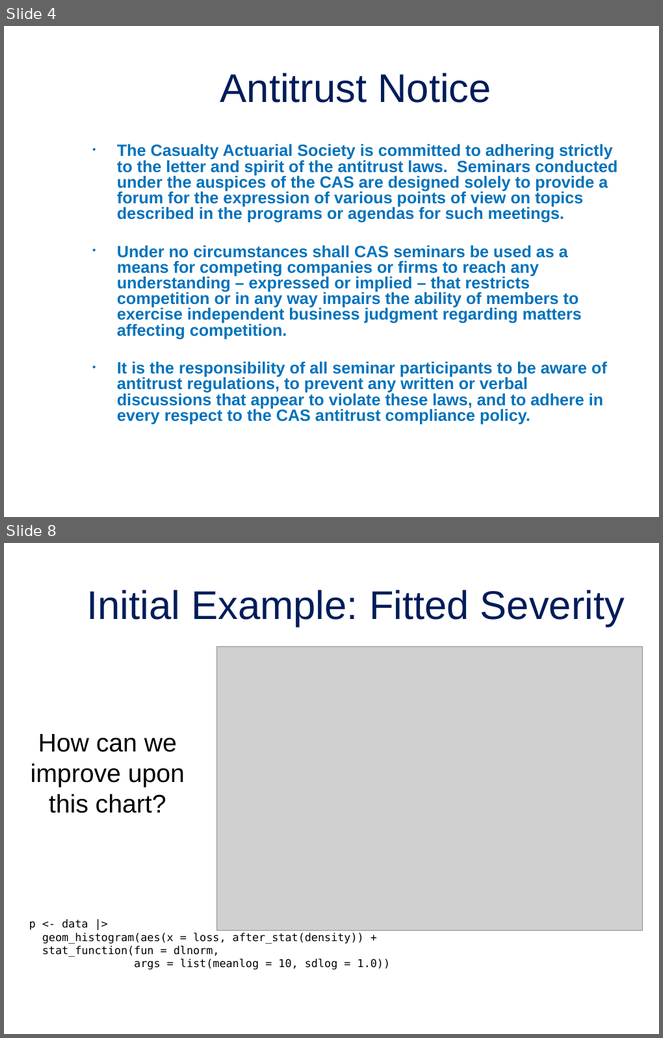
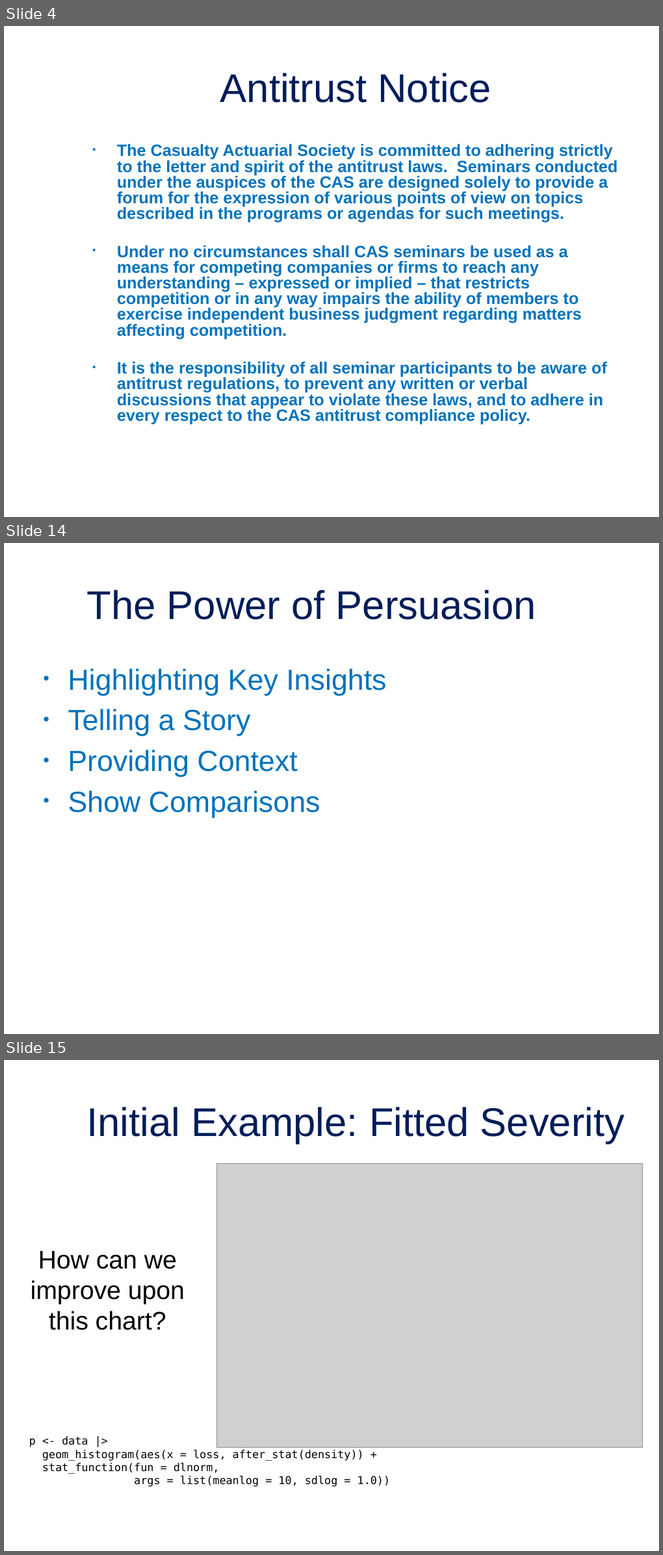
Before and after one commit to jordan-bonner/CAS_Spr23, a slide deck: Presentation Slides/Effective Data Visualization for Actuaries.pptx. Shown one above the other, each under a label of ours: slides 4 and 8 before the commit, slides 4, 14 and 15 after it; the slides between them are not shown. The pictures are 663x1038 and 663x1555 pixels, drawn with LibreOffice and Linux fonts; fonts in the diff are those of the drawing; grey boxes stand for pictures; background and template pictures are left out. Boxes give left, top, right and bottom in pixels: in the first picture for what was removed or moved away, otherwise in the second. Text is boxed around its words. In the diff, an @@ line names an element or a change of style, - is before the commit and + after.

```diff
--- a/Presentation Slides/Effective Data Visualization for Actuaries.pptx
+++ b/Presentation Slides/Effective Data Visualization for Actuaries.pptx
@@ slide 14 added at [4, 543, 659, 1034], background picture (left out) @@
@@ title added at [87, 590, 536, 620], 44 pt, text #001C59 @@
+The Power of Persuasion
@@ text added at [68, 668, 386, 818], 32 pt, text #0072BC @@
+• Highlighting Key Insights
+• Telling a Story
+• Providing Context
+• Show Comparisons
@@ what was slide 8 is now slide 15 @@
```
Also in this commit, not shown: 2 slides changed, 8 other slides added, 17 slides removed, 6 other files.
